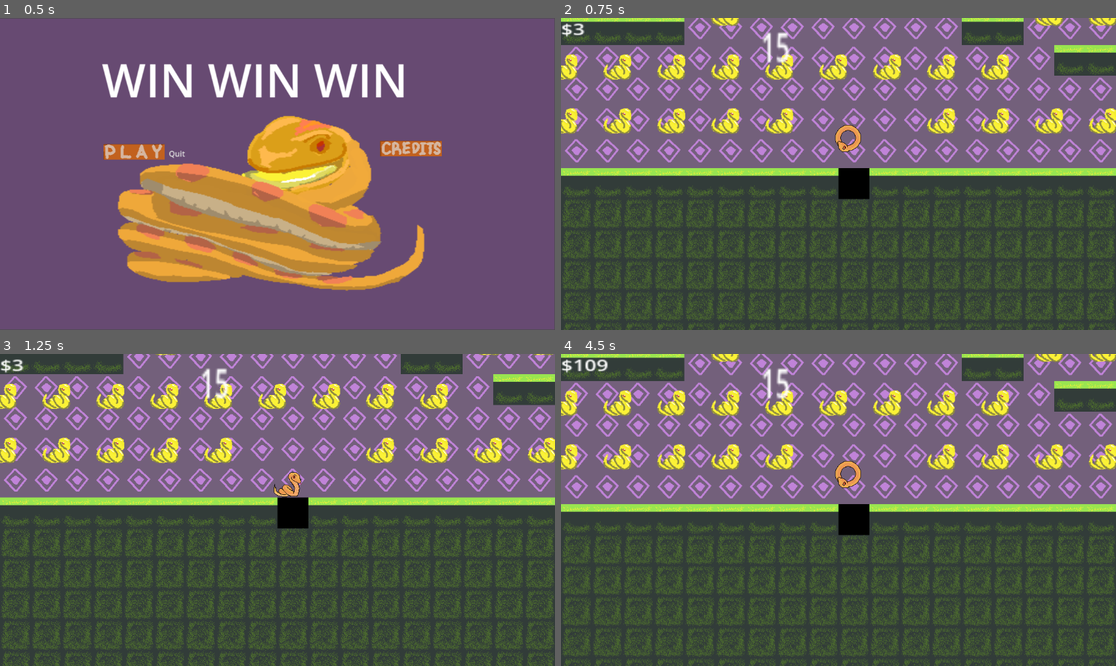
Above: before the commit, frames 1-4 (two rows, left to right).
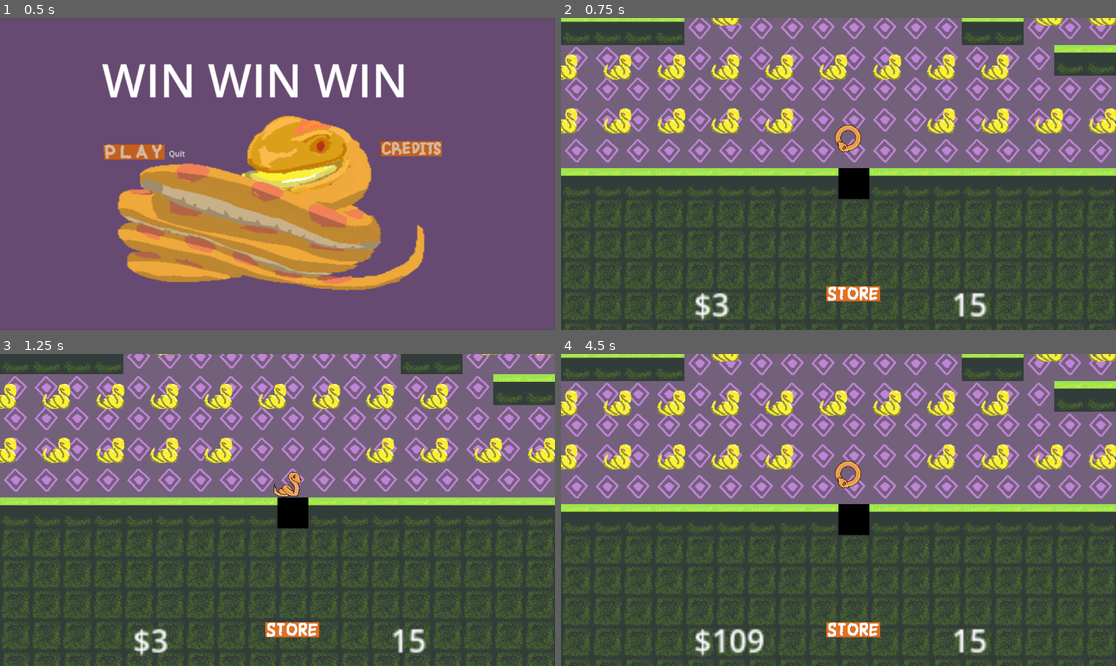
Above: after the commit, the same moments.

Repository: tgruenewald/LD58
Game: Godot game, scene res://scenes/main_menu.tscn
Same seed, same stepped clock (60 frames per second), same inputs: the game is played once before the commit and once after it.
Inputs (mouse positions are in pixels of both pictures, inside the frame that each line leads up to):
- Up to frame 1 (0.5 s): no input
- Up to frame 2 (0.75 s): click (694, 155) at 0.5 s
- Up to frame 3 (1.25 s): no input
- Up to frame 4 (4.5 s): tap Enter (ui_accept) at 1.25 s; move the mouse to (960, 494) at 1.27 s; hold D (move_right) 1.28-2 s; hold Z 1.28-2 s; click (960, 494) at 1.42 s; tap Space (jump) at 1.52 s; click (622, 581) at 2 s; drag from (727, 525) to (827, 485) at 2.77 s; move the mouse to (894, 441) at 3.52 s; hold A (move_left) 3.53-4.25 s; hold X 3.53-4.25 s; tap Z at 3.8 s; click (622, 581) at 4.25 s

Frame 1 is identical in both runs. In frame 2, 1.4% of the frame differs, in the area x 0-77%, y 1-97%; in frame 3, 1.4%; in frame 4, 1.8%.

Commit message:
score and timer and new store button work

Diff:
--- a/Scripts/shop.gd
+++ b/Scripts/shop.gd
@@ -18,6 +18,10 @@
 	get_viewport().size_changed.connect(_on_viewport_size_changed)
 	# Initial scaling
 	_on_viewport_size_changed()
+
+	# Enable audio on mobile web after first user interaction
+	if OS.has_feature("web"):
+		enable_web_audio()
 
 
 # Called every frame. 'delta' is the elapsed time since the previous frame.
@@ -112,3 +116,24 @@
 	canvasLayer.offset = offset
 
 	print("Shop scaled to: ", scale_factor, "x, Window size: ", current_size)
+
+func enable_web_audio() -> void:
+	# Create a silent audio stream to enable audio context on web
+	var silent_audio = AudioStreamWAV.new()
+	silent_audio.format = AudioStreamWAV.FORMAT_8_BITS
+	silent_audio.mix_rate = 22050
+	silent_audio.stereo = false
+	silent_audio.data = PackedByteArray([128, 128])  # Silent audio data
+
+	var audio_player = AudioStreamPlayer.new()
+	audio_player.stream = silent_audio
+	add_child(audio_player)
+
+	# Try to play the silent audio to enable audio context
+	audio_player.play()
+
+	# Remove the temporary player after a short delay
+	await get_tree().create_timer(0.1).timeout
+	audio_player.queue_free()
+
+	print("Web audio context enabled")
--- a/Scripts/ui.gd
+++ b/Scripts/ui.gd
@@ -3,12 +3,19 @@
 @onready var money_amount: Label = $MoneyAmount
 @onready var timer: Timer = $Timer
 @onready var time_counter: Label = $TimeCounter
+@onready var store_button: TextureButton = $StoreButton
 var timeBase = 15
 var time
+var player_node: Node2D
 
 # Called when the node enters the scene tree for the first time.
 func _ready() -> void:
 	time = timeBase + Master.timeAdd
+	# Find the player node to follow
+	player_node = get_tree().get_first_node_in_group("player")
+	if not player_node:
+		# Try to find the arrow head node
+		player_node = get_tree().get_first_node_in_group("arrow_head")
 	pass # Replace with function body.
 
 
@@ -19,9 +26,32 @@
 	if time <= 0:
 		time = timeBase
 		get_tree().change_scene_to_file("res://scenes/shop.tscn")
+
+	# Center all UI elements at the bottom of the screen
+	var viewport = get_viewport()
+	if viewport:
+		var screen_size = viewport.get_visible_rect().size
+		var bottom_y = screen_size.y - 100  # 100 pixels from bottom (raised up)
+		var center_x = screen_size.x / 2
+
+		# Centered positioning (accounting for element widths)
+		# Shifted left to account for the actual element sizes
+		money_amount.position = Vector2(center_x - 300, bottom_y)
+		time_counter.position = Vector2(center_x - 125, bottom_y)
+		store_button.position = Vector2(center_x + 25 - 50, bottom_y)  # Shift button left by half its width
+
+	# Add hover effect to store button
+	if store_button.is_hovered():
+		store_button.modulate = Color(1.2, 1.2, 1.2, 1)
+	else:
+		store_button.modulate = Color(1, 1, 1, 1)
 	pass
 
 
 func _on_timer_timeout() -> void:
 	time -= 1
 	pass # Replace with function body.
+
+func _on_store_button_pressed() -> void:
+	print("Store button pressed! Going to shop...")
+	get_tree().change_scene_to_file("res://scenes/shop.tscn")
--- a/scenes/maintest.gd
+++ b/scenes/maintest.gd
@@ -7,6 +7,10 @@
 func _ready() -> void:
 	Master.readyGo = false
 	ready_set_go.start()
+
+	# Enable audio on mobile web
+	if OS.has_feature("web"):
+		enable_web_audio()
 	pass # Replace with function body.
 
 
@@ -18,3 +22,24 @@
 func _on_ready_set_go_timeout() -> void:
 	Master.readyGo = true
 	pass # Replace with function body.
+
+func enable_web_audio() -> void:
+	# Create a silent audio stream to enable audio context on web
+	var silent_audio = AudioStreamWAV.new()
+	silent_audio.format = AudioStreamWAV.FORMAT_8_BITS
+	silent_audio.mix_rate = 22050
+	silent_audio.stereo = false
+	silent_audio.data = PackedByteArray([128, 128])  # Silent audio data
+
+	var audio_player = AudioStreamPlayer.new()
+	audio_player.stream = silent_audio
+	add_child(audio_player)
+
+	# Try to play the silent audio to enable audio context
+	audio_player.play()
+
+	# Remove the temporary player after a short delay
+	await get_tree().create_timer(0.1).timeout
+	audio_player.queue_free()
+
+	print("Web audio context enabled")
--- a/scenes/ui.tscn
+++ b/scenes/ui.tscn
@@ -1,28 +1,40 @@
-[gd_scene load_steps=2 format=3 uid="uid://c5b6euyi44ilx"]
+[gd_scene load_steps=3 format=3 uid="uid://c5b6euyi44ilx"]
 
 [ext_resource type="Script" uid="uid://bt5y4yavo5w40" path="res://Scripts/ui.gd" id="1_nt7q6"]
+[ext_resource type="Texture2D" path="res://Sprites/Store.png" id="2_store"]
 
 [node name="UI" type="CanvasLayer"]
 script = ExtResource("1_nt7q6")
 
 [node name="MoneyAmount" type="Label" parent="."]
-offset_right = 40.0
-offset_bottom = 23.0
-scale = Vector2(2.68, 1.97143)
-text = "hello
-"
+offset_left = 200.0
+offset_top = 550.0
+offset_right = 350.0
+offset_bottom = 600.0
+scale = Vector2(4.0, 4.0)
+text = "$0"
 metadata/_edit_use_anchors_ = true
 
 [node name="TimeCounter" type="Label" parent="."]
-offset_left = 383.0
-offset_top = 1.0
-offset_right = 423.0
-offset_bottom = 24.0
-scale = Vector2(3.24, 5.04)
+offset_left = 400.0
+offset_top = 550.0
+offset_right = 600.0
+offset_bottom = 600.0
+scale = Vector2(4.0, 4.0)
 horizontal_alignment = 1
 
 [node name="Timer" type="Timer" parent="."]
 autostart = true
 ignore_time_scale = true
 
+[node name="StoreButton" type="TextureButton" parent="."]
+offset_left = 650.0
+offset_top = 550.0
+offset_right = 750.0
+offset_bottom = 600.0
+texture_normal = ExtResource("2_store")
+texture_hover = ExtResource("2_store")
+stretch_mode = 5
+
 [connection signal="timeout" from="Timer" to="." method="_on_timer_timeout"]
+[connection signal="pressed" from="StoreButton" to="." method="_on_store_button_pressed"]
Binary file added: Sprites/Quit.png
Not shown, added: Sprites/Quit.png.import
Binary file added: Sprites/Store.png
Not shown, added: Sprites/Store.png.import
